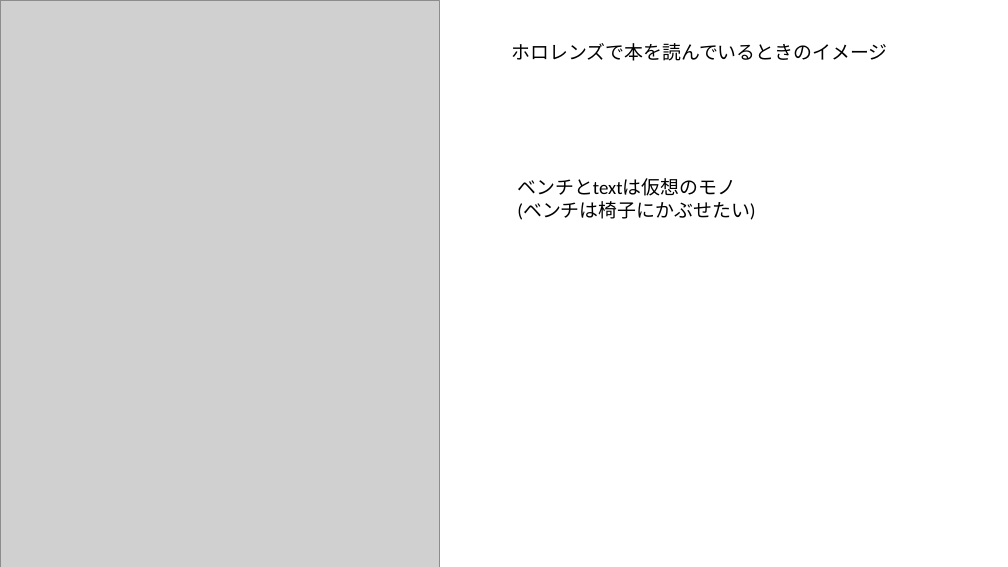
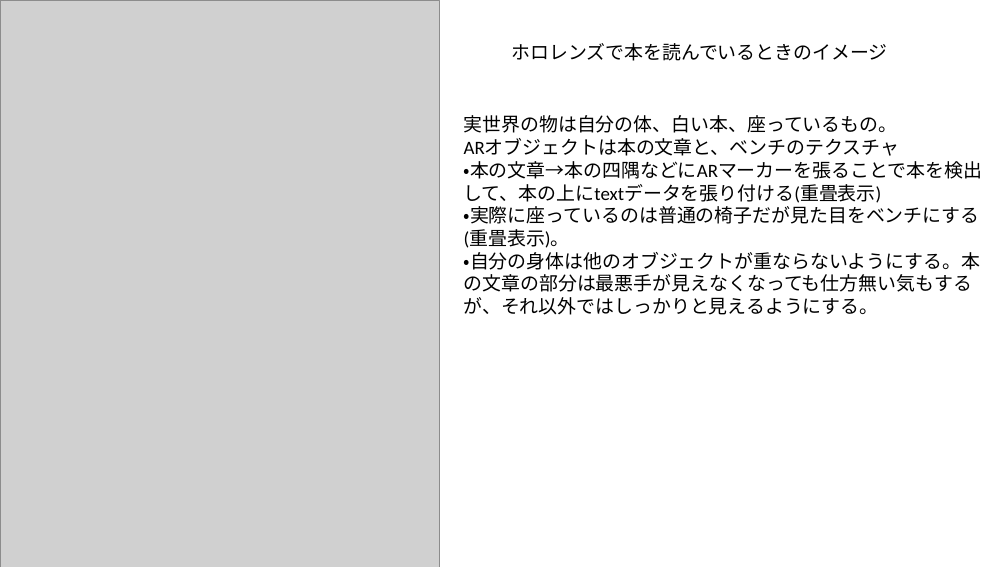
Before and after one commit to yokohamaH/HoloProject, a slide deck: slide 22 of Others/研究経過1.pptx. Drawn at 1008x567 pixels with LibreOffice and Linux fonts; fonts in the diff are those of the drawing; grey boxes stand for pictures. Boxes give left, top, right and bottom in pixels: in the first picture for what was removed or moved away, otherwise in the second. Text is boxed around its words. In the diff, an @@ line names an element or a change of style, - is before the commit and + after.

```diff
--- a/Others/研究経過1.pptx
+++ b/Others/研究経過1.pptx
@@ text at (x1=464, y1=115, x2=982, y2=315): text changed @@
-ベンチとtextは仮想のモノ
-(ベンチは椅子にかぶせたい)
+実世界の物は自分の体、白い本、座っているもの。
+ARオブジェクトは本の文章と、ベンチのテクスチャ
+・本の文章→本の四隅などにARマーカーを張ることで本を検出して、本の上にtextデータを張り付ける(重畳表示)
+・実際に座っているのは普通の椅子だが見た目をベンチにする(重畳表示)。
+・自分の身体は他のオブジェクトが重ならないようにする。本の文章の部分は最悪手が見えなくなっても仕方無い気もするが、それ以外ではしっかりと見えるようにする。
```
Also in this commit, not shown: 3 other slides changed, 2 slides added.
